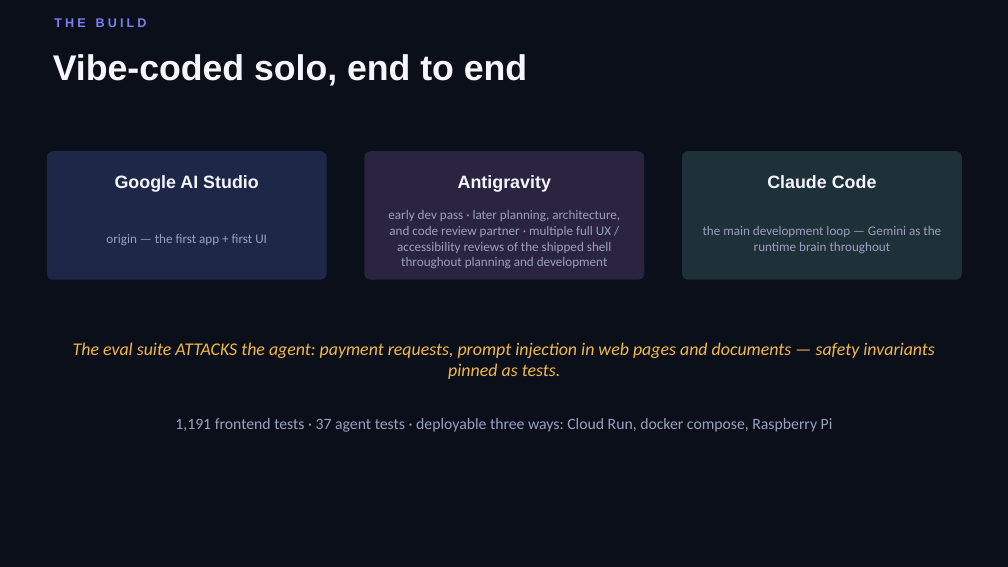
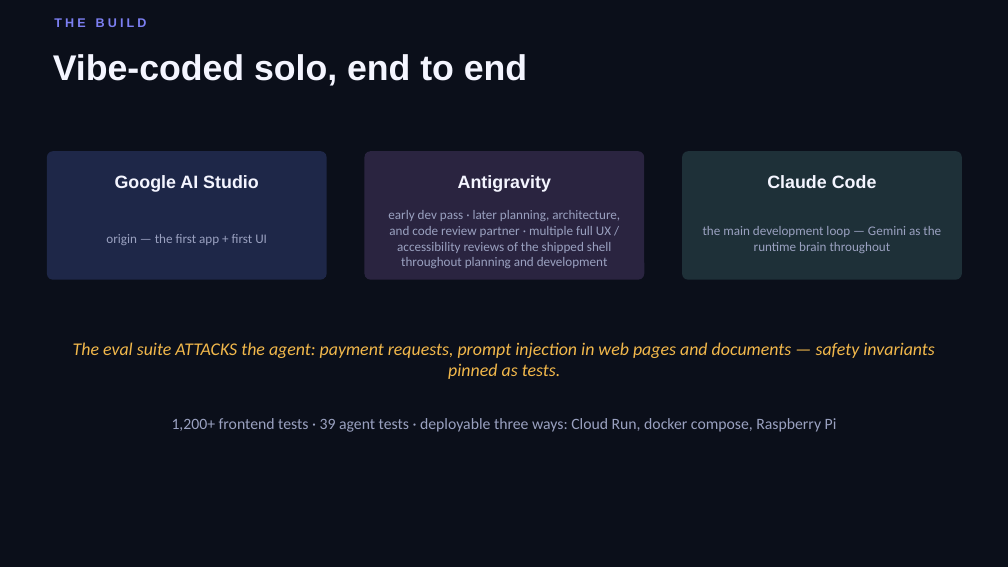
Before and after one commit to msampath/fam-hub, a slide deck: slide 8 of planning/video-deck.pptx. Drawn at 1008x567 pixels with LibreOffice and Linux fonts; fonts in the diff are those of the drawing. Boxes give left, top, right and bottom in pixels: in the first picture for what was removed or moved away, otherwise in the second. Text is boxed around its words. In the diff, an @@ line names an element or a change of style, - is before the commit and + after.

```diff
--- a/planning/video-deck.pptx
+++ b/planning/video-deck.pptx
@@ text at bbox=[172, 418, 837, 432]: text changed @@
-1,191 frontend tests · 37 agent tests · deployable three ways: Cloud Run, docker compose, Raspberry Pi
+1,200+ frontend tests · 39 agent tests · deployable three ways: Cloud Run, docker compose, Raspberry Pi
```
Also in this commit, not shown: 1 other slide changed.
